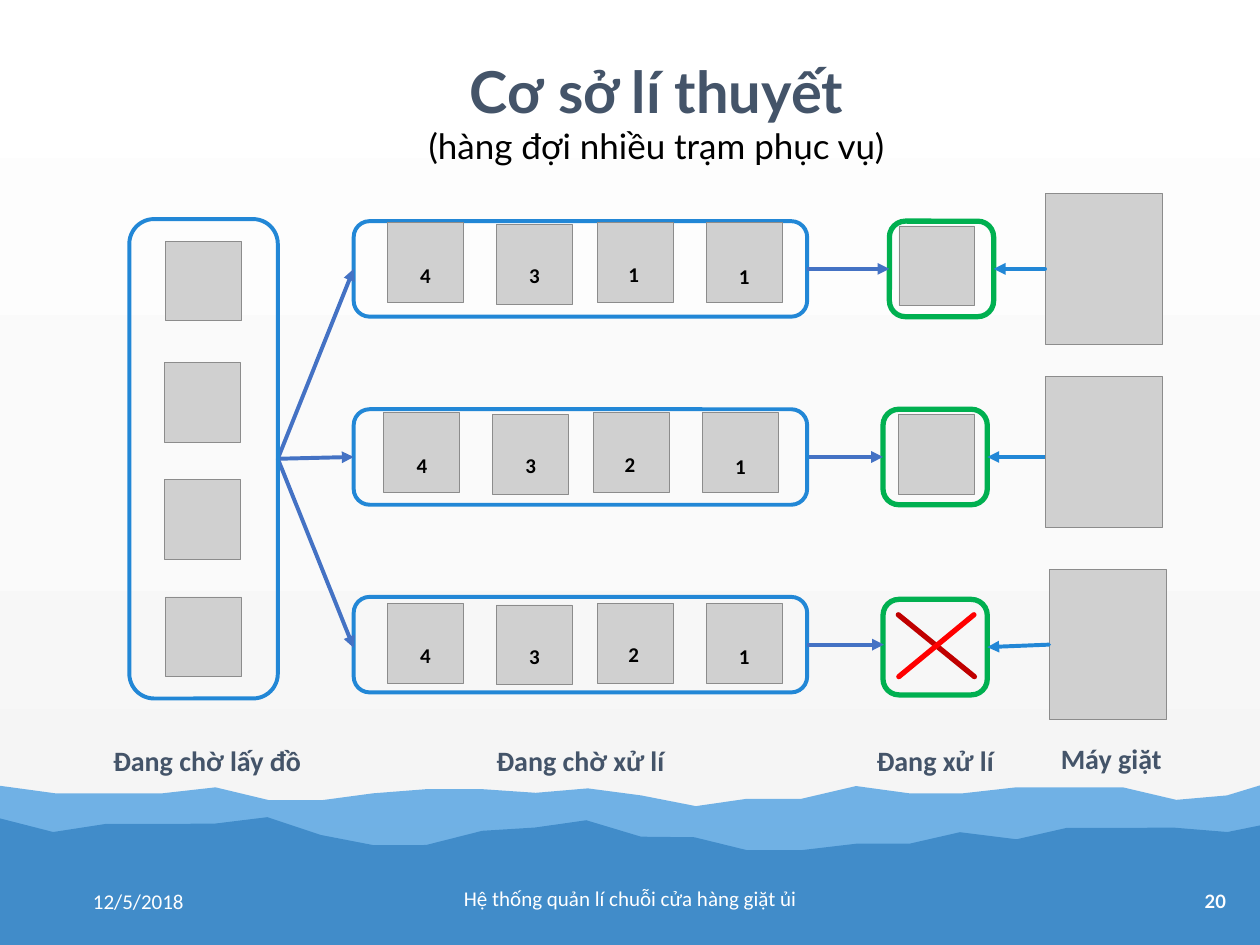
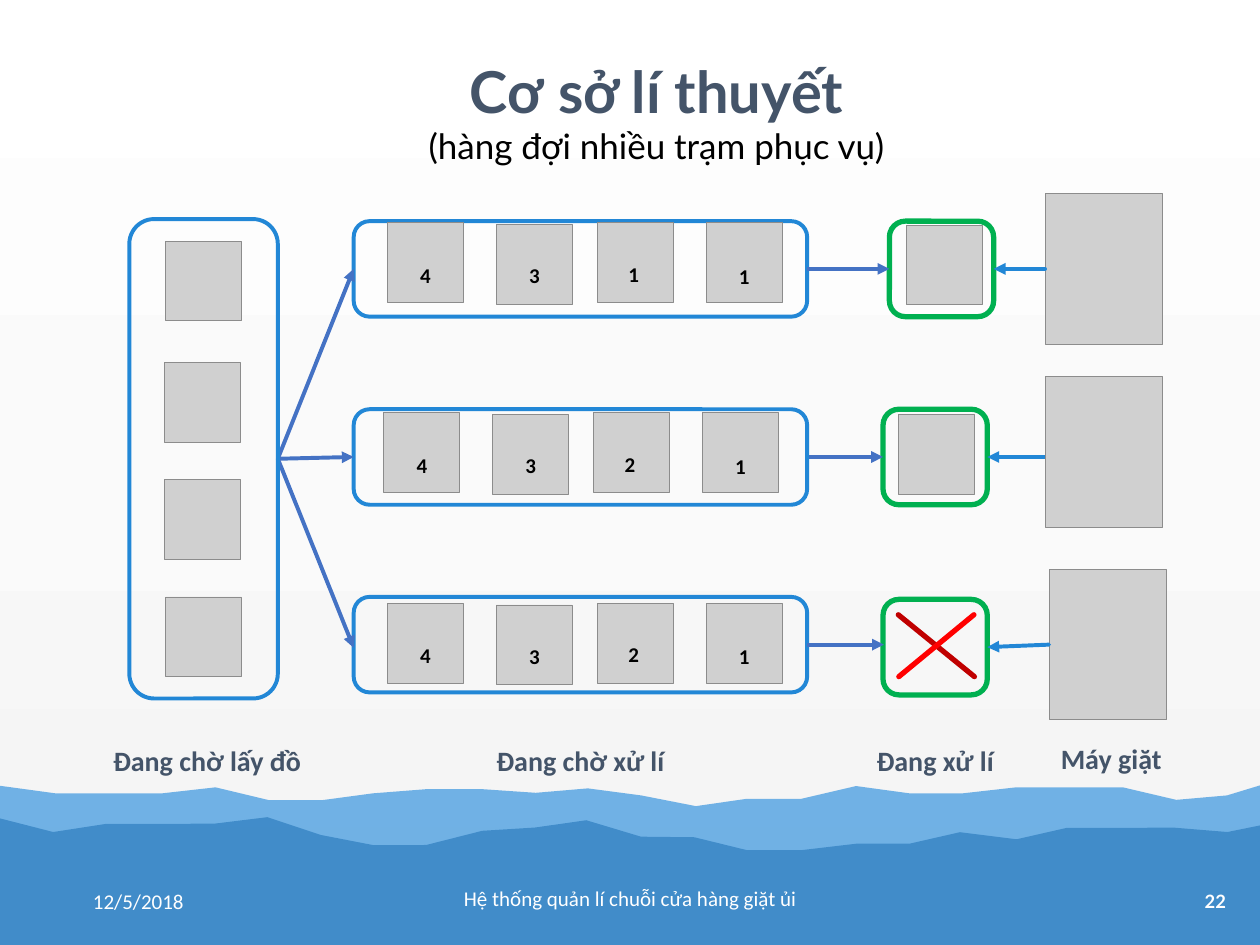
Before and after one commit to tranhoanghuan/Lu-n-v-n, a slide deck: slide 22 of baoCao/bao_cao.pptx (slide 20 before the commit). Drawn at 1260x945 pixels with LibreOffice and Linux fonts; fonts in the diff are those of the drawing; grey boxes stand for pictures; background and template pictures are left out. Boxes give left, top, right and bottom in pixels: in the first picture for what was removed or moved away, otherwise in the second. Text is boxed around its words. In the diff, an @@ line names an element or a change of style, - is before the commit and + after.

```diff
--- a/baoCao/bao_cao.pptx
+++ b/baoCao/bao_cao.pptx
@@ picture: place and size @@
-picture at (899,226,975,306)
+picture at (907,225,982,305)
@@ page number at (1205,894,1226,908): text changed @@
-20
+22
```
Also in this commit, not shown: 1 other slide changed, 4 slides added.
